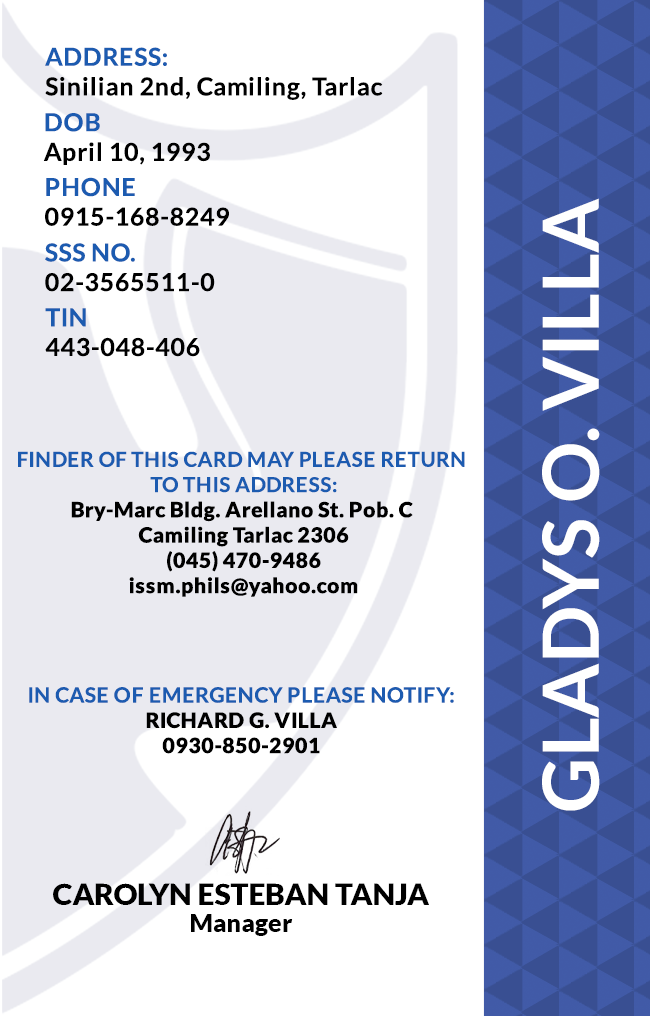
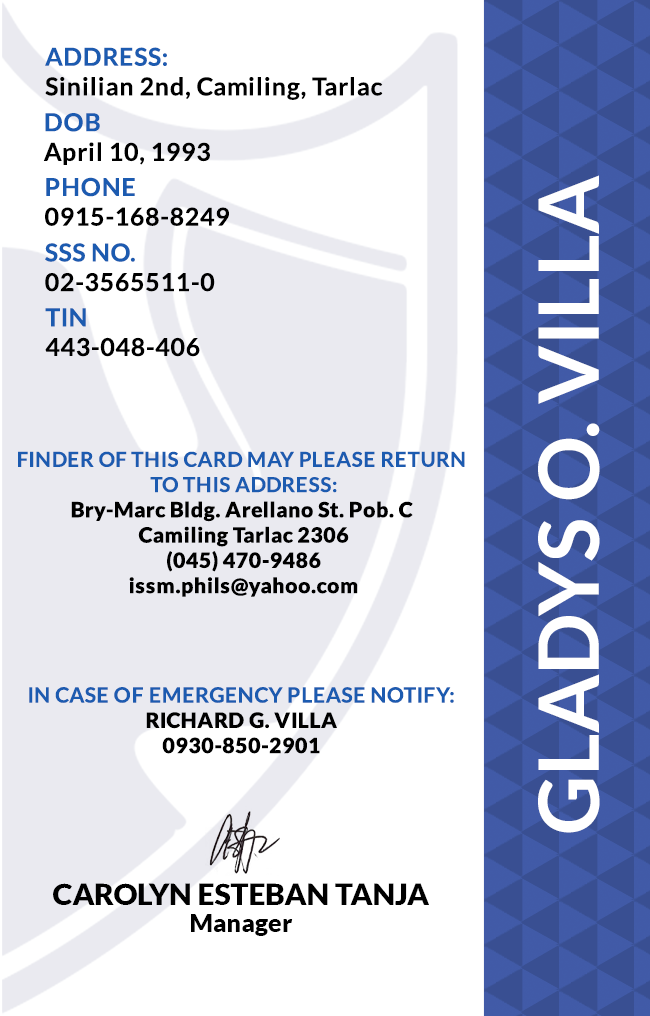
Revision of a layered (650, 1016) image; what changed, layer by layer:
painted on "GLADYS O. VILLA" over [538, 175, 600, 833]
